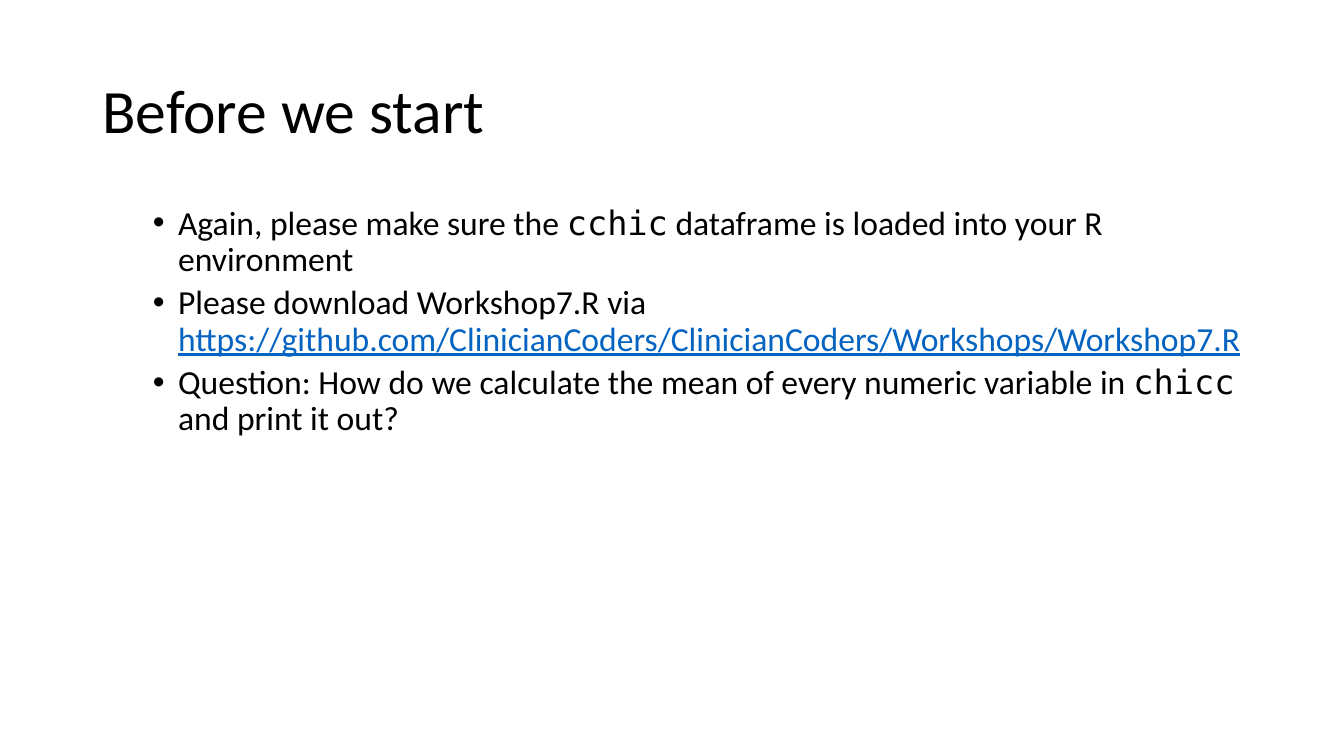
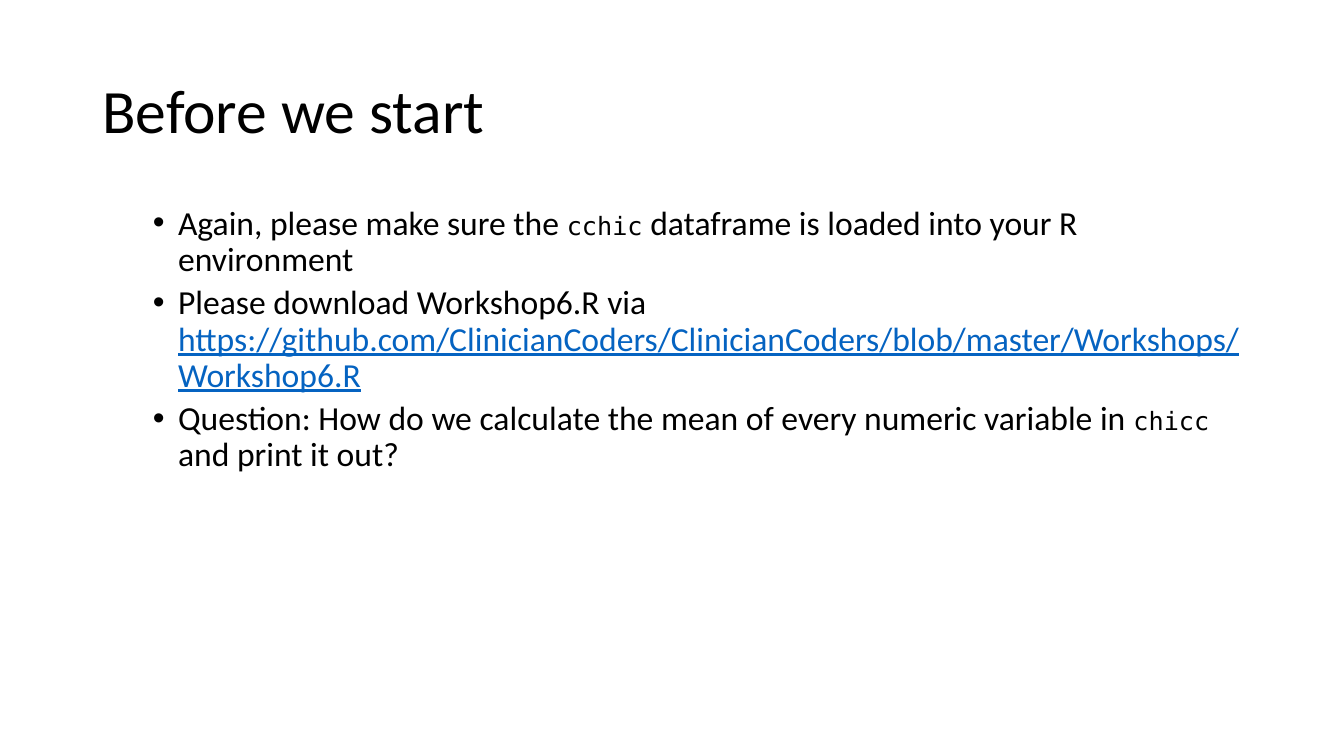
Before and after one commit to ClinicianCoders/ClinicianCoders, a slide deck: slide 5 of Workshops/Workshop6.pptx. Drawn at 1344x756 pixels with LibreOffice and Linux fonts; fonts in the diff are those of the drawing. Boxes give left, top, right and bottom in pixels: in the first picture for what was removed or moved away, otherwise in the second. Text is boxed around its words. In the diff, an @@ line names an element or a change of style, - is before the commit and + after.

Commit message:
Fix link to workshop-related script

```diff
--- a/Workshops/Workshop6.pptx
+++ b/Workshops/Workshop6.pptx
@@ text at <box>178,211,1209,472</box>: size 24 to 18 pt in "cchic", "chicc" @@
@@ text at <box>178,290,1239,393</box>: text changed @@
-  • Please download Workshop7.R via https://github.com/ClinicianCoders/ClinicianCoders/Workshops/Workshop7.R
+  • Please download Workshop6.R via https://github.com/ClinicianCoders/ClinicianCoders/blob/master/Workshops/Workshop6.R
```
Also in this commit, not shown: 21 other slides changed, 1 other file.
